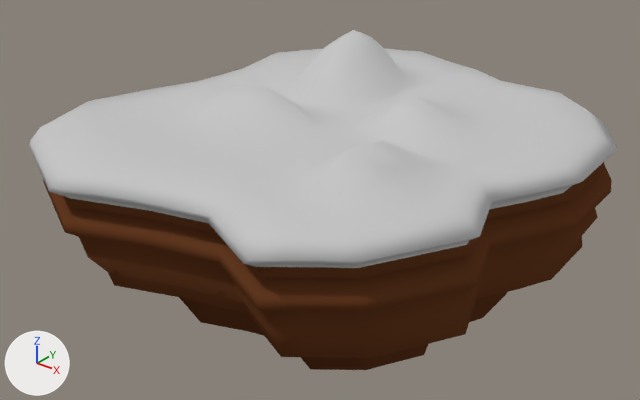
What one commit did to the Blender file Assets/Zones/Zone 3.blend.
Rendered twice from a 50 mm lens placed at (8.0, -10.15, 10.79), pointed at (-0.41, 0.36, 4.28). The lights are fixed; the arrows at lower left show +X, +Y and +Z.
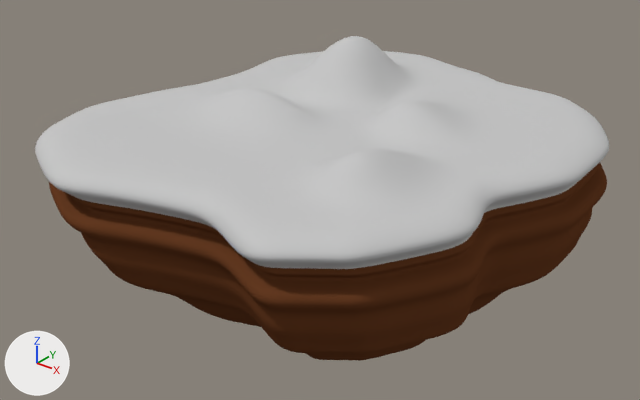
What changed in the scene script:
```text
Change ob_plane:
    add _m = ob_plane.modifiers.new('Subsurf', 'SUBSURF')
    add _m.levels = 2
```

Location of each change, [x1, y1, x2, y2] in pixels of the pictures (640 x 400 px):
'Plane', modifiers changed
    before: [29, 30, 617, 370]
    after: [35, 36, 609, 361]
